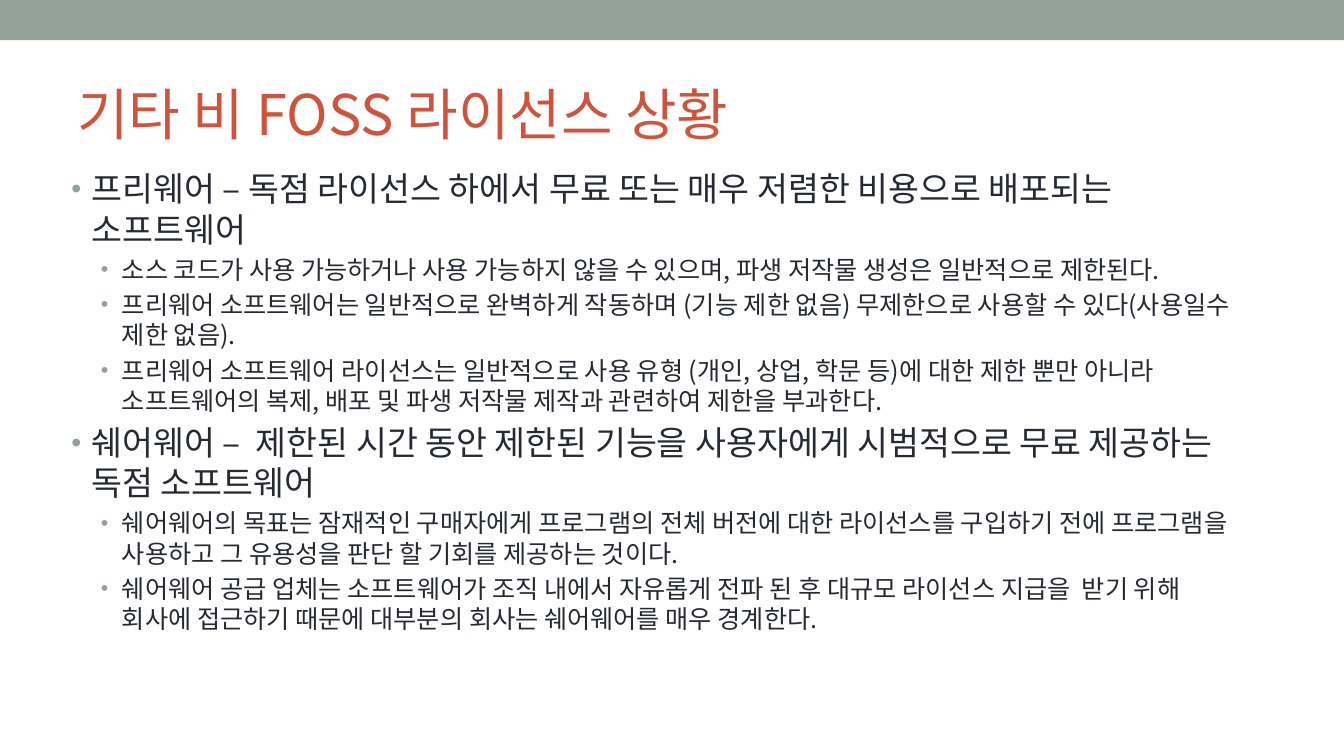
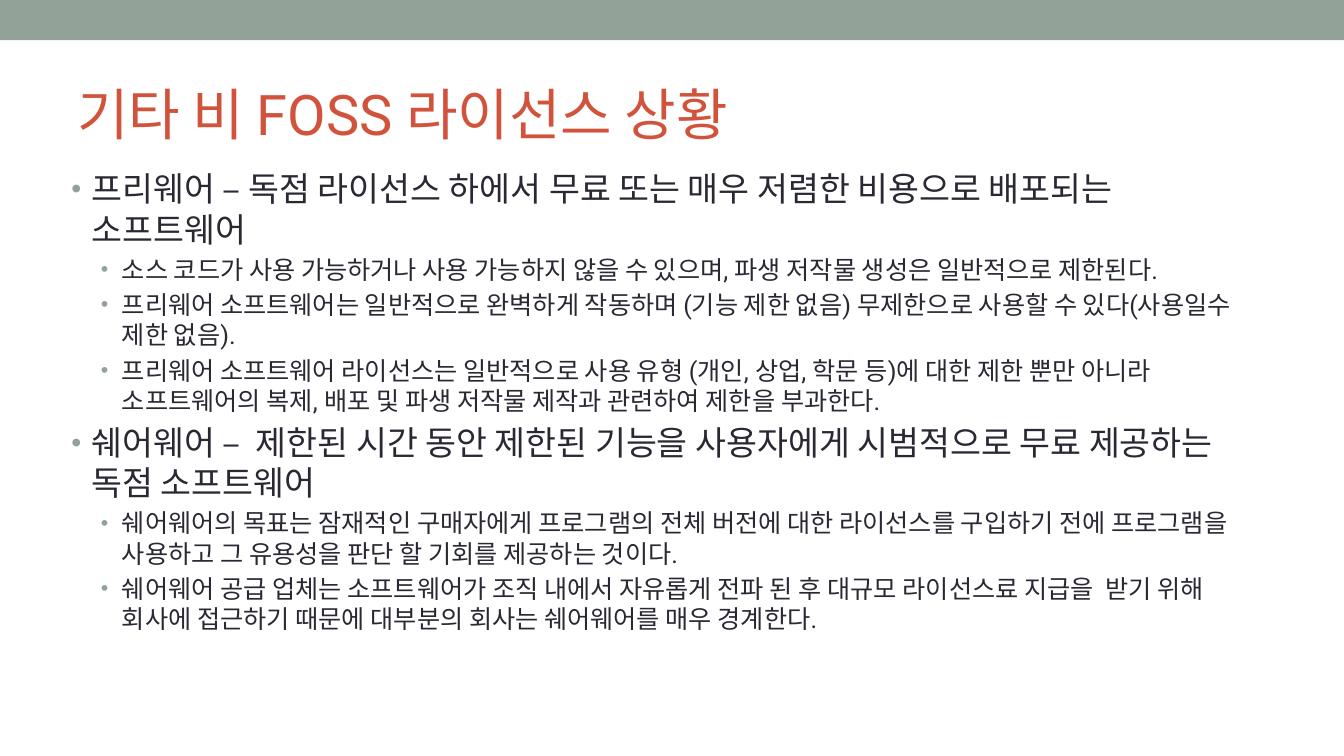
Before and after one commit to OpenChain-KWG/Curriculum-Translation-KR, a slide deck: slide 17 of target/slides/openchain-curriculum-for-1-1.pptx. Drawn at 1344x756 pixels with LibreOffice and Linux fonts; fonts in the diff are those of the drawing; background and template pictures are left out. Boxes give left, top, right and bottom in pixels: in the first picture for what was removed or moved away, otherwise in the second. Text is boxed around its words. In the diff, an @@ line names an element or a change of style, - is before the commit and + after.

```diff
--- a/target/slides/openchain-curriculum-for-1-1.pptx
+++ b/target/slides/openchain-curriculum-for-1-1.pptx
@@ title "기타 비 FOSS 라이선스 상황" at [77, 88, 728, 140]: font Noto Sans CJK KR to Roboto @@
@@ text at [92, 173, 1231, 565]: font Noto Sans CJK KR to Roboto in "프리웨어 – 독점 라이선스 하에서 무료 또는 ...", "소스 코드가 사용 가능하거나 사용 가능하지 않을 ...", "프리웨어 소프트웨어는 일반적으로 완벽하게 작동하며 (기능 제한 ...", "프리웨어 소프트웨어 라이선스는 일반적으로 사용 유형 (개인, ..." and 2 more places @@
@@ text at [122, 577, 1203, 630]: text changed; font Noto Sans CJK KR to Roboto @@
-  • 쉐어웨어 공급 업체는 소프트웨어가 조직 내에서 자유롭게 전파 된 후 대규모 라이선스 지급을 받기 위해 회사에 접근하기 때문에 대부분의 회사는 쉐어웨어를 매우 경계한다.
+  • 쉐어웨어 공급 업체는 소프트웨어가 조직 내에서 자유롭게 전파 된 후 대규모 라이선스료 지급을 받기 위해 회사에 접근하기 때문에 대부분의 회사는 쉐어웨어를 매우 경계한다.
```
Also in this commit, not shown: 82 other slides changed, 3 other files.
